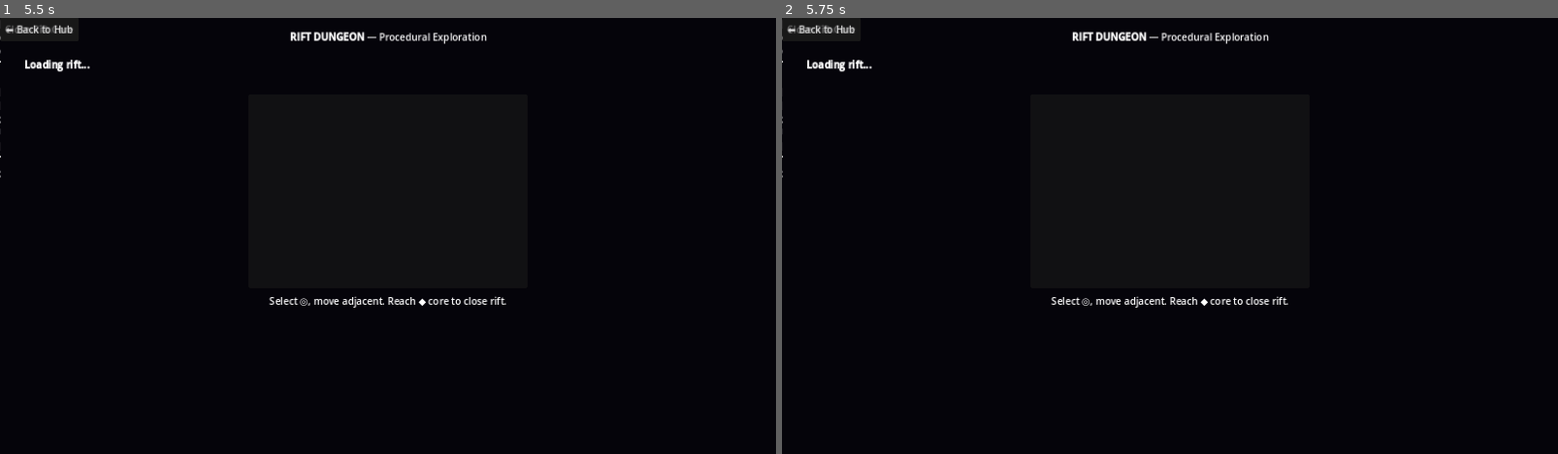
Above: before the commit, frames 1-2 (left to right).
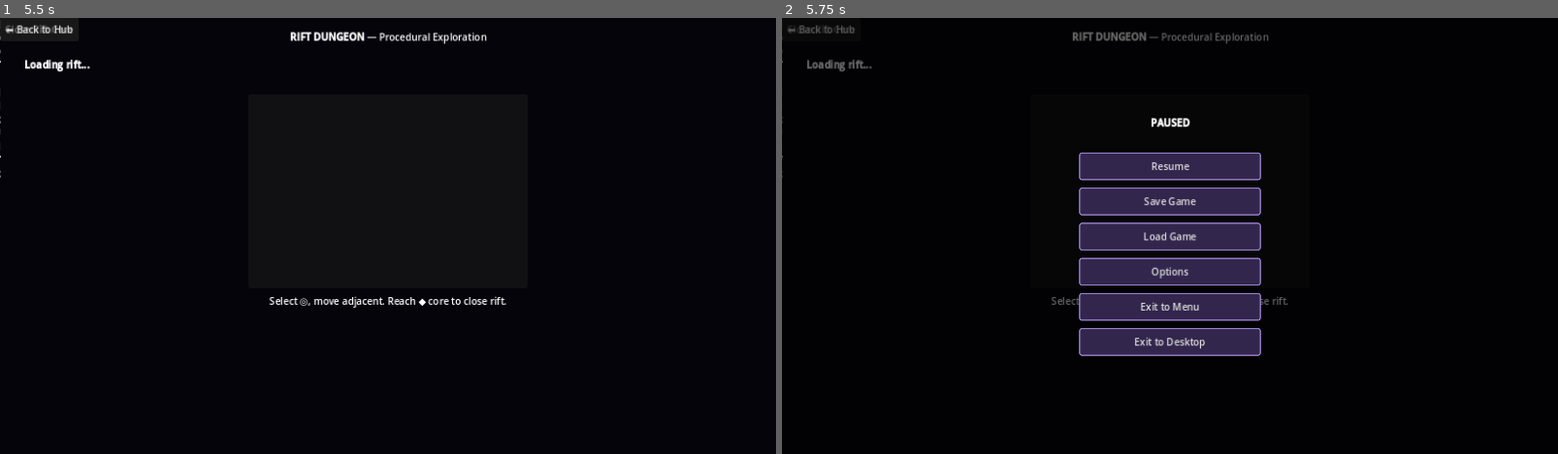
Above: after the commit, the same moments.

Repository: AhmiDarrow/FallenEarth
Game: Godot game, scene res://scenes/RiftInstance.tscn
Same seed, same stepped clock (60 frames per second), same inputs: the game is played once before the commit and once after it. This scene is started directly instead of the project's main scene.
Inputs (mouse positions are in pixels of both pictures, inside the frame that each line leads up to):
- Up to frame 1 (5.5 s): click "End Turn" at 0.5 s; click "⬅ Back to Hub" at 1.25 s; tap Enter at 2, 3.5, 5 s; move the mouse to (558, 214) at 2.02 s; hold Right 2.03-2.78 s; tap M every 0.75 s from 2.1 to 5.1 s; click (558, 214) at 2.17 s; tap Space at 2.75, 4.25 s; move the mouse to (232, 257) at 2.77 s; hold Down 2.78-3.53 s; move the mouse to (465, 140) at 3.52 s; hold Right 3.53-4.28 s; move the mouse to (349, 323) at 4.27 s; hold Up 4.28-5.03 s; click (349, 323) at 4.42 s; move the mouse to (620, 301) at 5.02 s; hold Left from 5.03 s (still down)
- Up to frame 2 (5.75 s): keep holding Left; tap Escape at 5.65 s

Frame 1 is identical in both runs. In frame 2, 9.8% of the frame differs, in the area x 0-66%, y 1-78%.
Error before the commit: Invalid assignment of property or key 'columns' with value of type 'int' on a base object of type 'null instance'. (res://scripts/RiftInstance.gd:78)
Error after the commit: Invalid assignment of property or key 'columns' with value of type 'int' on a base object of type 'null instance'. (res://scripts/RiftInstance.gd:79)

Commit message:
Add in-game pause menu (Escape) with Save, Load, Options, Exit to Menu, Exit to Desktop

Diff:
--- /dev/null
+++ b/scenes/ui/PauseMenu.tscn
@@ -0,0 +1,94 @@
+[gd_scene load_steps=3 format=3]
+
+[ext_resource type="Script" path="res://scripts/PauseMenu.gd" id="1_pm"]
+
+[sub_resource type="StyleBoxFlat" id="btn_normal"]
+bg_color = Color(0.2, 0.15, 0.3, 1)
+border_width_left = 2
+border_width_top = 2
+border_width_right = 2
+border_width_bottom = 2
+border_color = Color(0.6, 0.5, 0.8, 1)
+corner_radius_top_left = 4
+corner_radius_top_right = 4
+corner_radius_bottom_right = 4
+corner_radius_bottom_left = 4
+
+[node name="PauseMenu" type="Control"]
+anchors_preset = 15
+anchor_right = 1.0
+anchor_bottom = 1.0
+grow_horizontal = 2
+grow_vertical = 2
+script = ExtResource("1_pm")
+
+[node name="Overlay" type="ColorRect" parent="."]
+anchors_preset = 15
+anchor_right = 1.0
+anchor_bottom = 1.0
+grow_horizontal = 2
+grow_vertical = 2
+color = Color(0, 0, 0, 0.6)
+
+[node name="VBoxContainer" type="VBoxContainer" parent="."]
+anchors_preset = 8
+anchor_left = 0.5
+anchor_top = 0.5
+anchor_right = 0.5
+anchor_bottom = 0.5
+offset_left = -160.0
+offset_top = -180.0
+offset_right = 160.0
+offset_bottom = 180.0
+grow_horizontal = 2
+grow_vertical = 2
+theme_override_constants/separation = 12
+
+[node name="TitleLabel" type="RichTextLabel" parent="VBoxContainer"]
+custom_minimum_size = Vector2(320, 48)
+layout_mode = 2
+size_flags_horizontal = 4
+bbcode_enabled = true
+text = "[center][b]PAUSED[/b][/center]"
+
+[node name="ResumeBtn" type="Button" parent="VBoxContainer"]
+custom_minimum_size = Vector2(300, 46)
+layout_mode = 2
+size_flags_horizontal = 4
+text = "Resume"
+theme_override_styles/normal = SubResource("btn_normal")
+
+[node name="SaveBtn" type="Button" parent="VBoxContainer"]
+custom_minimum_size = Vector2(300, 46)
+layout_mode = 2
+size_flags_horizontal = 4
+text = "Save Game"
+theme_override_styles/normal = SubResource("btn_normal")
+
+[node name="LoadBtn" type="Button" parent="VBoxContainer"]
+custom_minimum_size = Vector2(300, 46)
+layout_mode = 2
+size_flags_horizontal = 4
+text = "Load Game"
+theme_override_styles/normal = SubResource("btn_normal")
+
+[node name="OptionsBtn" type="Button" parent="VBoxContainer"]
+custom_minimum_size = Vector2(300, 46)
+layout_mode = 2
+size_flags_horizontal = 4
+text = "Options"
+theme_override_styles/normal = SubResource("btn_normal")
+
+[node name="ExitMenuBtn" type="Button" parent="VBoxContainer"]
+custom_minimum_size = Vector2(300, 46)
+layout_mode = 2
+size_flags_horizontal = 4
+text = "Exit to Menu"
+theme_override_styles/normal = SubResource("btn_normal")
+
+[node name="ExitDesktopBtn" type="Button" parent="VBoxContainer"]
+custom_minimum_size = Vector2(300, 46)
+layout_mode = 2
+size_flags_horizontal = 4
+text = "Exit to Desktop"
+theme_override_styles/normal = SubResource("btn_normal")
--- a/scripts/HubWorld.gd
+++ b/scripts/HubWorld.gd
@@ -38,6 +38,7 @@
 var _mission_info_label: RichTextLabel = null
 var _npc_manager: Node = null
 var _mission_manager: Node = null
+var _pause_menu: PauseMenu = null
 
 
 func _ready() -> void:
@@ -129,6 +130,11 @@
 
 func _unhandled_input(event: InputEvent) -> void:
 	if not (event is InputEventKey and event.pressed):
+		return
+	if event.keycode == KEY_ESCAPE:
+		_toggle_pause_menu()
+		return
+	if get_tree().paused:
 		return
 	var dir := Vector2i.ZERO
 	match event.keycode:
@@ -815,3 +821,16 @@
 	if _save_btn:
 		_save_btn.text = "SAVE"
 		_save_btn.disabled = false
+
+
+func _toggle_pause_menu() -> void:
+	if is_instance_valid(_pause_menu) and _pause_menu.visible:
+		_pause_menu.close()
+		return
+	if not is_instance_valid(_pause_menu):
+		var scene: PackedScene = load("res://scenes/ui/PauseMenu.tscn") as PackedScene
+		if is_instance_valid(scene):
+			_pause_menu = scene.instantiate() as PauseMenu
+			add_child(_pause_menu)
+	if is_instance_valid(_pause_menu):
+		_pause_menu.open()
--- /dev/null
+++ b/scripts/PauseMenu.gd
@@ -0,0 +1,236 @@
+## PauseMenu — In-game overlay with Save, Load, Options, Exit to Menu, Exit to Desktop.
+## Instantiated as an overlay child; pauses the scene tree while remaining interactive.
+class_name PauseMenu
+extends Control
+
+signal resumed()
+signal save_requested()
+signal load_requested()
+signal options_requested()
+signal exit_to_menu_requested()
+
+var _save_popup: Window = null
+var _load_popup: Window = null
+
+
+func _ready() -> void:
+	process_mode = Node.PROCESS_MODE_ALWAYS
+	$VBoxContainer/ResumeBtn.pressed.connect(_on_resume)
+	$VBoxContainer/SaveBtn.pressed.connect(_on_save)
+	$VBoxContainer/LoadBtn.pressed.connect(_on_load)
+	$VBoxContainer/OptionsBtn.pressed.connect(_on_options)
+	$VBoxContainer/ExitMenuBtn.pressed.connect(_on_exit_to_menu)
+	$VBoxContainer/ExitDesktopBtn.pressed.connect(_on_exit_desktop)
+
+
+func _unhandled_input(event: InputEvent) -> void:
+	if not visible:
+		return
+	if event is InputEventKey and event.pressed and not event.echo:
+		if event.keycode == KEY_ESCAPE:
+			_on_resume()
+			get_viewport().set_input_as_handled()
+
+
+func open() -> void:
+	visible = true
+	get_tree().paused = true
+	print("[PauseMenu] Opened.")
+
+
+func close() -> void:
+	visible = false
+	get_tree().paused = false
+	print("[PauseMenu] Closed.")
+
+
+func _on_resume() -> void:
+	close()
+	resumed.emit()
+
+
+func _on_save() -> void:
+	var gs: GameState = get_node_or_null("/root/GameState") as GameState
+	if not is_instance_valid(gs):
+		return
+	var slots: Array[Dictionary] = _list_saves()
+	_show_save_popup(slots, gs)
+
+
+func _on_load() -> void:
+	var slots: Array[Dictionary] = _list_saves()
+	if slots.is_empty():
+		return
+	_show_load_popup(slots)
+
+
+func _on_options() -> void:
+	close()
+	options_requested.emit()
+	get_tree().change_scene_to_file("res://scenes/ui/Options.tscn")
+
+
+func _on_exit_to_menu() -> void:
+	close()
+	exit_to_menu_requested.emit()
+	get_tree().paused = false
+	get_tree().change_scene_to_file("res://scenes/ui/MainMenu.tscn")
+
+
+func _on_exit_desktop() -> void:
+	get_tree().paused = false
+	get_tree().quit()
+
+
+# -- Save slot helpers --
+
+func _list_saves() -> Array[Dictionary]:
+	var slots: Array[Dictionary] = []
+	for i in range(9):
+		var path := "user://saves/slot_%d.json" % i
+		if FileAccess.file_exists(path):
+			var file: FileAccess = FileAccess.open(path, FileAccess.READ)
+			if is_instance_valid(file):
+				var data: Dictionary = JSON.parse_string(file.get_as_text()) as Dictionary
+				var c: Variant = data.get("character", {})
+				if (not c is Dictionary) or c.is_empty():
+					c = data.get("game_state", {})
+				var nm: String = str(data.get("save_name", ""))
+				if nm == "" and c is Dictionary:
+					nm = c.get("name", c.get("id", "Untitled"))
+				if nm == "":
+					nm = "Slot %d" % i
+				var race := ""
+				var cls := ""
+				if c is Dictionary:
+					race = str(c.get("race", ""))
+					cls = str(c.get("class", ""))
+				slots.append({
+					"slot": i,
+					"name": nm,
+					"race": race,
+					"class": cls,
+					"autosave": data.get("autosave", false),
+				})
+				file.close()
+	return slots
+
+
+func _show_save_popup(slots: Array[Dictionary], gs: GameState) -> void:
+	if is_instance_valid(_save_popup):
+		_save_popup.queue_free()
+
+	_save_popup = Window.new()
+	_save_popup.title = "Save Game"
+	_save_popup.size = Vector2i(420, 320)
+	_save_popup.unresizable = true
+	_save_popup.transient = true
+	_save_popup.exclusive = true
+	_save_popup.process_mode = Node.PROCESS_MODE_ALWAYS
+	add_child(_save_popup)
+
+	var root := VBoxContainer.new()
+	root.set_anchors_and_offsets_preset(Control.PRESET_FULL_RECT)
+	root.add_theme_constant_override("separation", 8)
+	_save_popup.add_child(root)
+
+	var title := Label.new()
+	title.text = "Select a slot to save:"
+	title.horizontal_alignment = HORIZONTAL_ALIGNMENT_CENTER
+	root.add_child(title)
+
+	var scroll := ScrollContainer.new()
+	scroll.custom_minimum_size = Vector2(380, 220)
+	scroll.size_flags_vertical = Control.SIZE_EXPAND_FILL
+	root.add_child(scroll)
+
+	var list := VBoxContainer.new()
+	list.size_flags_horizontal = Control.SIZE_EXPAND_FILL
+	list.add_theme_constant_override("separation", 6)
+	scroll.add_child(list)
+
+	for entry in slots:
+		var btn := Button.new()
+		var autosave_tag := " [autosave]" if entry.get("autosave", false) else ""
+		var detail := ""
+		if entry.get("race", "") != "":
+			detail = " — %s / %s" % [entry["race"], entry.get("class", "?")]
+		btn.text = "Slot %d: %s%s%s" % [entry["slot"], entry["name"], detail, autosave_tag]
+		btn.alignment = HORIZONTAL_ALIGNMENT_LEFT
+		btn.custom_minimum_size = Vector2(360, 36)
+		var slot_id: int = int(entry["slot"])
+		btn.pressed.connect(func() -> void:
+			gs.save_game(slot_id)
+			_save_popup.hide()
+		)
+		list.add_child(btn)
+
+	var cancel := Button.new()
+	cancel.text = "Cancel"
+	cancel.pressed.connect(func() -> void: _save_popup.hide())
+	root.add_child(cancel)
+
+	_save_popup.popup_centered()
+
+
+func _show_load_popup(slots: Array[Dictionary]) -> void:
+	if is_instance_valid(_load_popup):
+		_load_popup.queue_free()
+
+	_load_popup = Window.new()
+	_load_popup.title = "Load Game"
+	_load_popup.size = Vector2i(420, 320)
+	_load_popup.unresizable = true
+	_load_popup.transient = true
+	_load_popup.exclusive = true
+	_load_popup.process_mode = Node.PROCESS_MODE_ALWAYS
+	add_child(_load_popup)
+
+	var root := VBoxContainer.new()
+	root.set_anchors_and_offsets_preset(Control.PRESET_FULL_RECT)
+	root.add_theme_constant_override("separation", 8)
+	_load_popup.add_child(root)
+
+	var title := Label.new()
+	title.text = "Select a save slot:"
+	title.horizontal_alignment = HORIZONTAL_ALIGNMENT_CENTER
+	root.add_child(title)
+
+	var scroll := ScrollContainer.new()
+	scroll.custom_minimum_size = Vector2(380, 220)
+	scroll.size_flags_vertical = Control.SIZE_EXPAND_FILL
+	root.add_child(scroll)
+
+	var list := VBoxContainer.new()
+	list.size_flags_horizontal = Control.SIZE_EXPAND_FILL
+	list.add_theme_constant_override("separation", 6)
+	scroll.add_child(list)
+
+	for entry in slots:
+		var btn := Button.new()
+		var autosave_tag := " [autosave]" if entry.get("autosave", false) else ""
+		var detail := ""
+		if entry.get("race", "") != "":
+			detail = " — %s / %s" % [entry["race"], entry.get("class", "?")]
+		btn.text = "Slot %d: %s%s%s" % [entry["slot"], entry["name"], detail, autosave_tag]
+		btn.alignment = HORIZONTAL_ALIGNMENT_LEFT
+		btn.custom_minimum_size = Vector2(360, 36)
+		var slot_id: int = int(entry["slot"])
+		btn.pressed.connect(func() -> void:
+			_load_popup.hide()
+			close()
+			var gs: GameState = get_node_or_null("/root/GameState") as GameState
+			if is_instance_valid(gs) and gs.load_game(slot_id):
+				var char_data: Dictionary = gs.get_character_data()
+				var gm: GameManager = get_node_or_null("/root/GameManager") as GameManager
+				if is_instance_valid(gm) and not char_data.is_empty():
+					gm.go_to_hub(char_data)
+		)
+		list.add_child(btn)
+
+	var cancel := Button.new()
+	cancel.text = "Cancel"
+	cancel.pressed.connect(func() -> void: _load_popup.hide())
+	root.add_child(cancel)
+
+	_load_popup.popup_centered()
--- a/scripts/RiftInstance.gd
+++ b/scripts/RiftInstance.gd
@@ -19,6 +19,7 @@
 var _grid_cells: Array[Button] = []
 var _dungeon_w: int = 15
 var _dungeon_h: int = 11
+var _pause_menu: PauseMenu = null
 
 @onready var status_label: RichTextLabel = $MainVBox/StatusLabel as RichTextLabel
 @onready var grid_container: GridContainer = $MainVBox/GridPanel/GridContainer as GridContainer
@@ -122,9 +123,14 @@
 
 
 func _unhandled_input(event: InputEvent) -> void:
+	if not (event is InputEventKey and event.pressed and not event.echo):
+		return
+	if event.keycode == KEY_ESCAPE:
+		_toggle_pause_menu()
+		return
+	if get_tree().paused:
+		return
 	if _rift_cleared:
-		return
-	if not (event is InputEventKey and event.pressed and not event.echo):
 		return
 	var dx: int = 0
 	var dy: int = 0
@@ -301,3 +307,16 @@
 		gm.go_to_hub(gs.get_character_data() if is_instance_valid(gs) else {})
 	else:
 		get_tree().change_scene_to_file("res://scenes/HubWorld.tscn")
+
+
+func _toggle_pause_menu() -> void:
+	if is_instance_valid(_pause_menu) and _pause_menu.visible:
+		_pause_menu.close()
+		return
+	if not is_instance_valid(_pause_menu):
+		var scene: PackedScene = load("res://scenes/ui/PauseMenu.tscn") as PackedScene
+		if is_instance_valid(scene):
+			_pause_menu = scene.instantiate() as PauseMenu
+			add_child(_pause_menu)
+	if is_instance_valid(_pause_menu):
+		_pause_menu.open()
